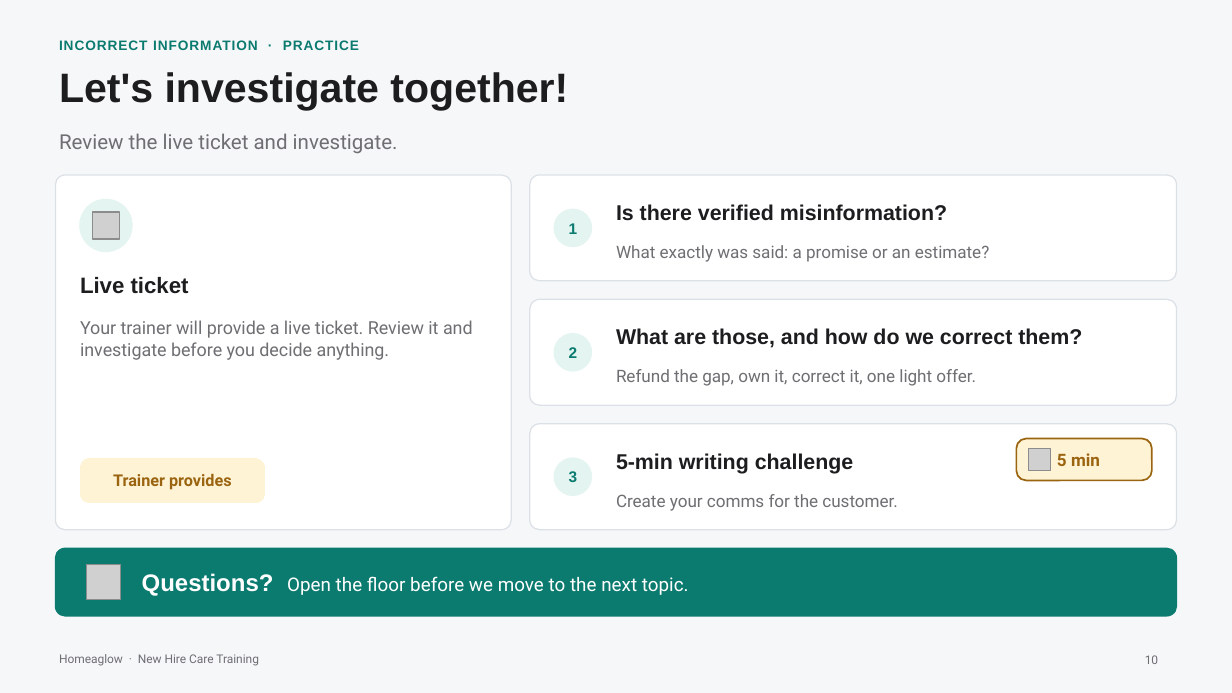
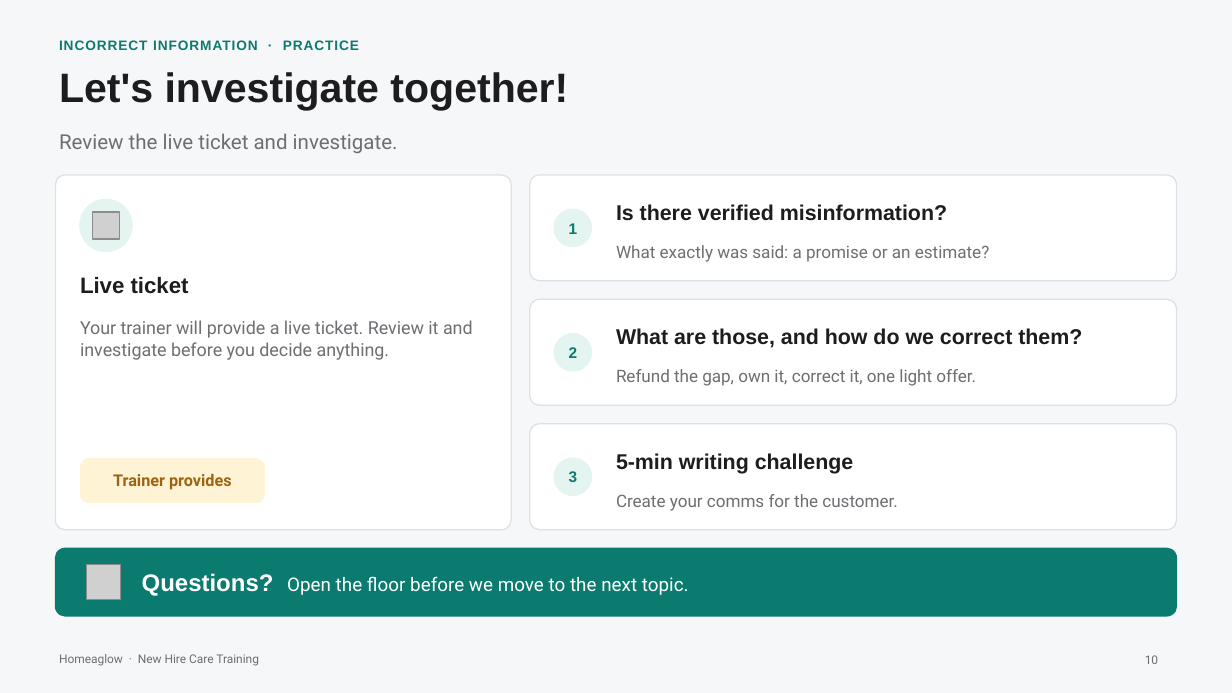
Before and after one commit to anjulimichelle/training, a slide deck: slide 10 of incorrect-info-lmc-lockout/incorrect-info-lmc-lockout.pptx. Drawn at 1232x693 pixels with LibreOffice and Linux fonts; fonts in the diff are those of the drawing; grey boxes stand for pictures. Boxes give left, top, right and bottom in pixels: in the first picture for what was removed or moved away, otherwise in the second. Text is boxed around its words. In the diff, an @@ line names an element or a change of style, - is before the commit and + after.

```diff
--- a/incorrect-info-lmc-lockout/incorrect-info-lmc-lockout.pptx
+++ b/incorrect-info-lmc-lockout/incorrect-info-lmc-lockout.pptx
@@ rounded rectangle removed at box(1016, 439, 1152, 480) @@
@@ picture removed at box(1029, 448, 1051, 471) @@
@@ text removed at box(1057, 453, 1100, 466) @@
-5 min
```
Also in this commit, not shown: 1 other file.
